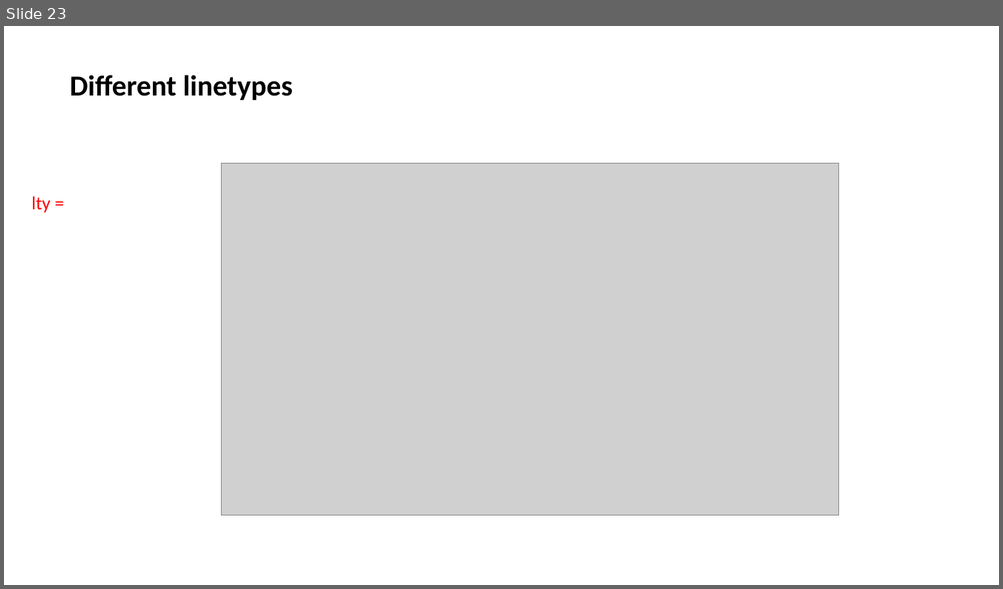
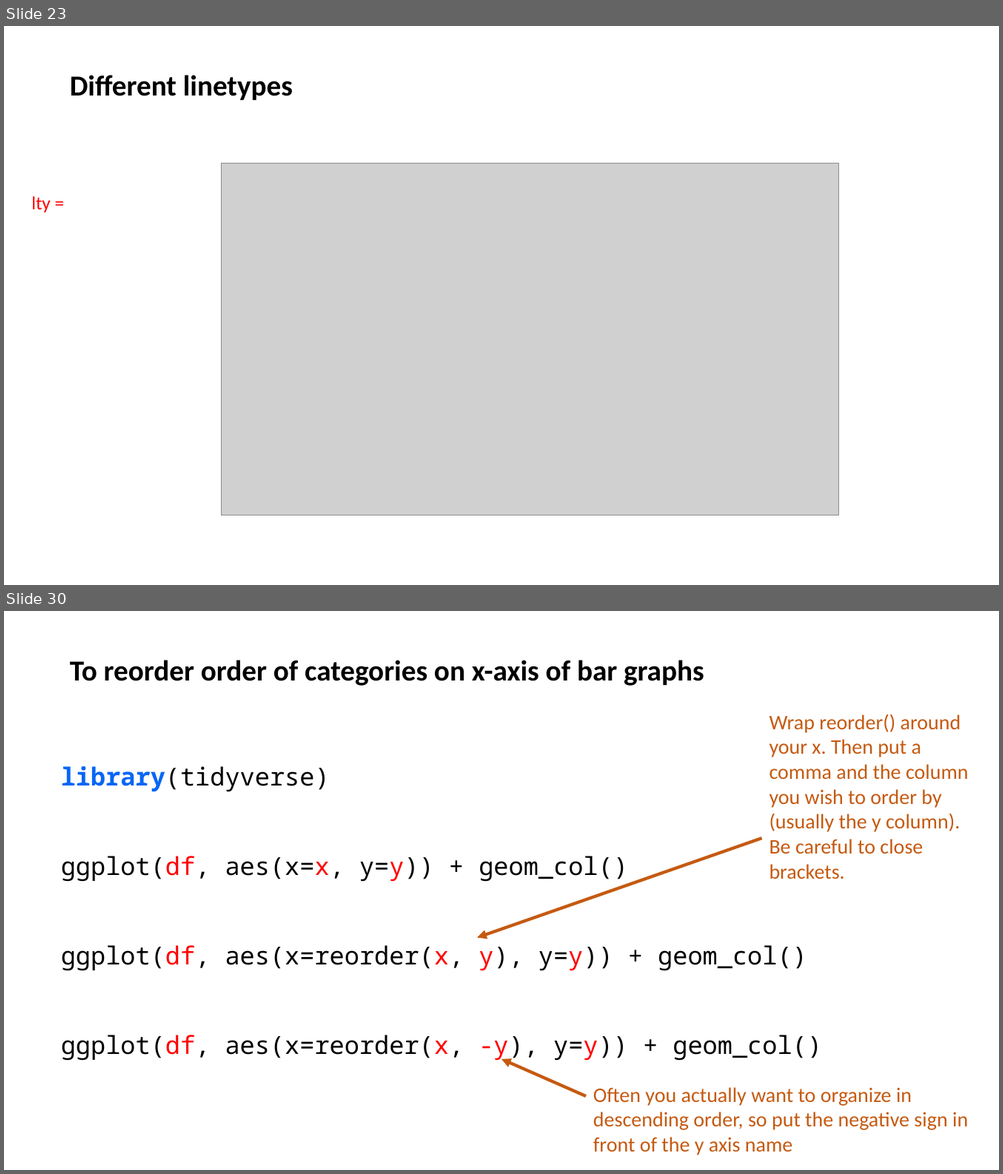
Before and after one commit to jalapic/PSY317L, a slide deck: slides/intro_ggplot2.pptx. Shown one above the other, each under a label of ours: slide 23 before the commit, slides 23 and 30 after it; the slides between them are not shown. The pictures are 1003x589 and 1003x1174 pixels, drawn with LibreOffice and Linux fonts; fonts in the diff are those of the drawing; grey boxes stand for pictures. Boxes give left, top, right and bottom in pixels: in the first picture for what was removed or moved away, otherwise in the second. Text is boxed around its words. In the diff, an @@ line names an element or a change of style, - is before the commit and + after.

Commit message:
graphs

```diff
--- a/slides/intro_ggplot2.pptx
+++ b/slides/intro_ggplot2.pptx
@@ slide 30 added at bbox=[4, 611, 999, 1170], background #FFFFFF @@
@@ text added at bbox=[70, 660, 704, 686], 28 pt, text #000000, bold @@
+To reorder order of categories on x-axis of bar graphs
@@ text added at bbox=[769, 714, 968, 880], 20 pt, text #C55A11 @@
+Wrap reorder() around your x. Then put a comma and the column you wish to order by (usually the y column).
+Be careful to close brackets.
@@ text added at bbox=[61, 766, 822, 1062], 24 pt, text #000000 @@
+library(tidyverse)
+ggplot(df, aes(x=x, y=y)) + geom_col()
+ggplot(df, aes(x=reorder(x, y), y=y)) + geom_col()
+ggplot(df, aes(x=reorder(x, -y), y=y)) + geom_col()
@@ arrow added from (761, 839) to (477, 938), #C55A11 3 pt @@
@@ arrow added from (586, 1096) to (502, 1059), #C55A11 3 pt @@
@@ text added at bbox=[593, 1088, 967, 1156], 20 pt, text #C55A11 @@
+Often you actually want to organize in descending order, so put the negative sign in front of the y axis name
```
Also in this commit, not shown: 1 slide changed, 10 other slides added, 6 other files.
